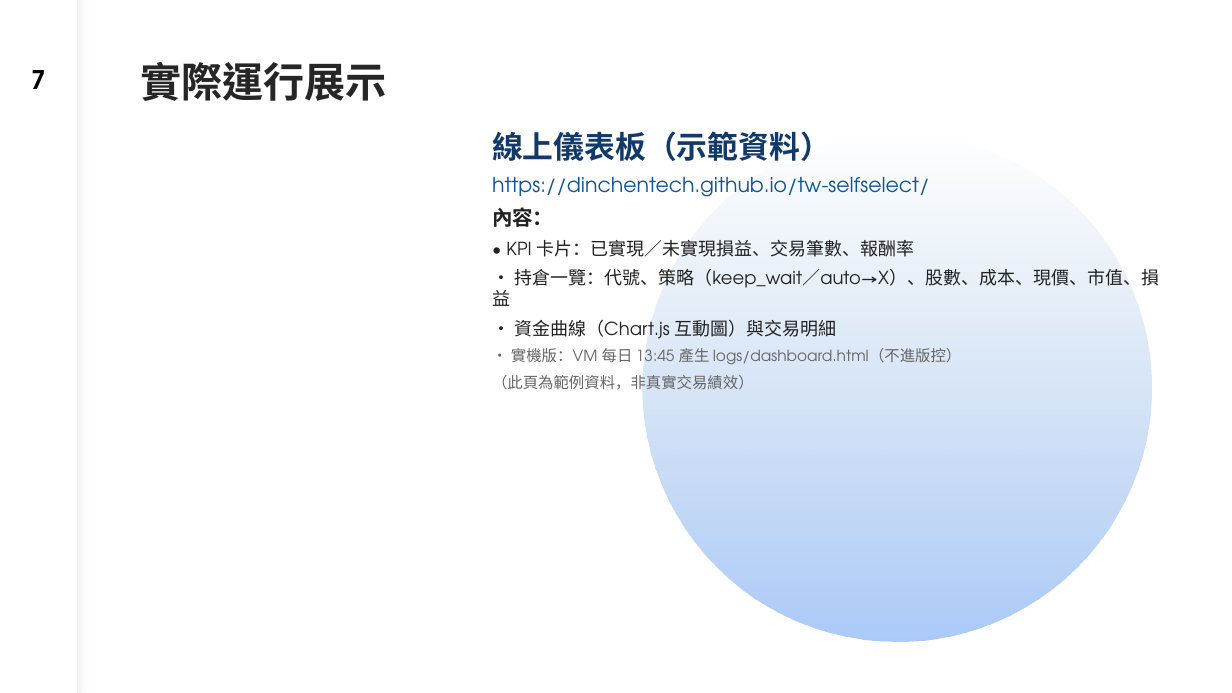
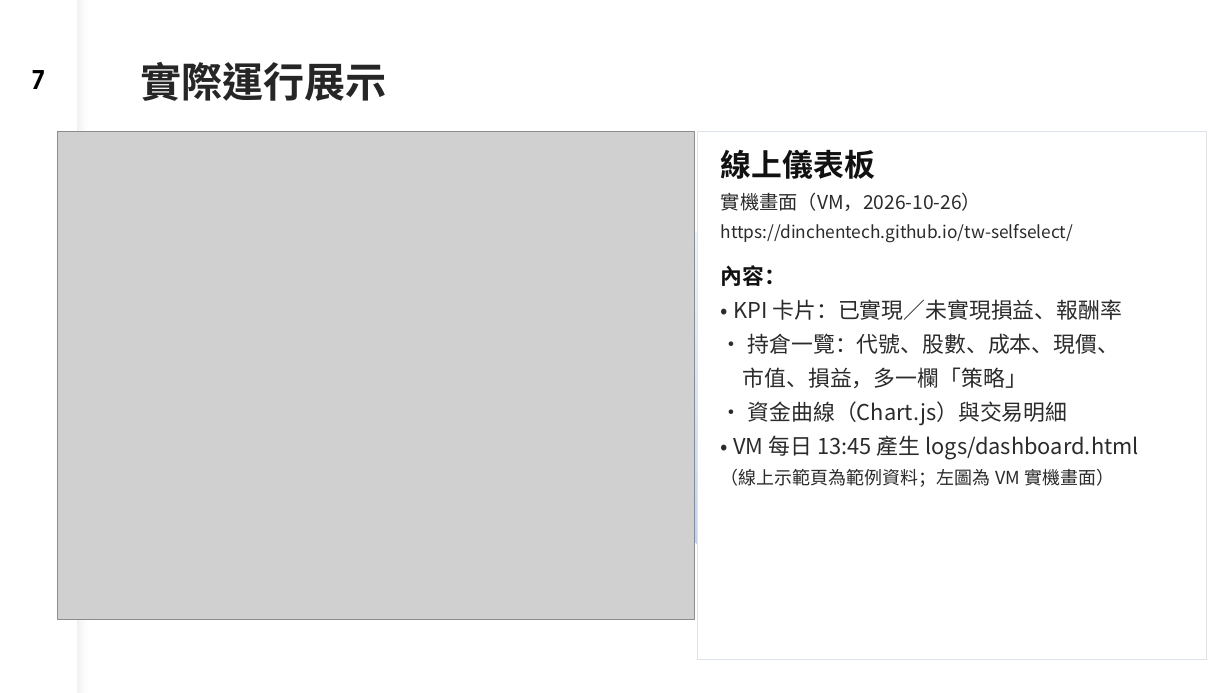
Before and after one commit to dinchentech/tw-selfselect, a slide deck: slide 7 of plans/ppt/TW-SELFSELECT台股買賣自動化系統-W1-講稿版.pptx. Drawn at 1232x693 pixels with LibreOffice and Linux fonts; fonts in the diff are those of the drawing; grey boxes stand for pictures. Boxes give left, top, right and bottom in pixels: in the first picture for what was removed or moved away, otherwise in the second. Text is boxed around its words. In the diff, an @@ line names an element or a change of style, - is before the commit and + after.

```diff
--- a/plans/ppt/TW-SELFSELECT台股買賣自動化系統-W1-講稿版.pptx
+++ b/plans/ppt/TW-SELFSELECT台股買賣自動化系統-W1-講稿版.pptx
@@ picture added at (57,131,695,619) @@
@@ rectangle added at (698,131,1206,660), fill #FFFFFF, outline #DDE3EA 0.75 pt @@
@@ text at (721,149,981,211): text changed; size 24 to 15 pt; font TeX Gyre Adventor to Noto Sans CJK JP; text colour #113A6B to #2B2B2B; bold off @@
-線上儀表板（示範資料）
+線上儀表板
+實機畫面（VM，2026-10-26）
@@ text "線上儀表板": place and size @@
-text "線上儀表板" at (492,131,1159,390)
+text "線上儀表板" at (721,149,1139,487)
@@ text at (721,224,1073,286): size 16 to 13.5 pt, text colour #115599 to #2B2B2B in "https://dinchentech.github.io/tw-selfselect/"; font TeX Gyre Adventor to Noto Sans CJK JP in "https://dinchentech.github.io/tw-selfselect/", "內容："; size 16 to 17 pt, text colour #222222 to #111111 in "內容："; more space between paragraphs @@
@@ text at (721,299,1139,487): text changed; size 14 to 17 pt; font TeX Gyre Adventor to Noto Sans CJK JP; text colour #222222 to #2B2B2B @@
-• KPI 卡片：已實現／未實現損益、交易筆數、報酬率
-• 持倉一覽：代號、策略（keep_wait／auto→X）、股數、成本、現價、市值、損益
-• 資金曲線（Chart.js 互動圖）與交易明細
-• 實機版：VM 每日 13:45 產生 logs/dashboard.html（不進版控）
-（此頁為範例資料，非真實交易績效）
+• KPI 卡片：已實現／未實現損益、報酬率
+• 持倉一覽：代號、股數、成本、現價、
+市值、損益，多一欄「策略」
+• 資金曲線（Chart.js）與交易明細
+• VM 每日 13:45 產生 logs/dashboard.html
+（線上示範頁為範例資料；左圖為 VM 實機畫面）
```
Also in this commit, not shown: 2 other files.
